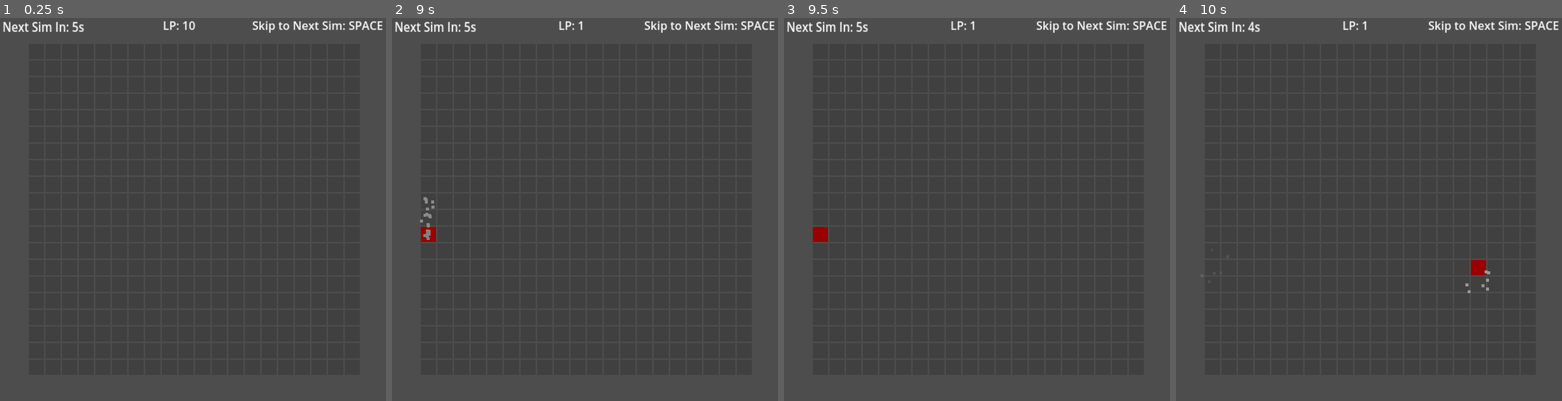
Above: before the commit, frames 1-4 (left to right).
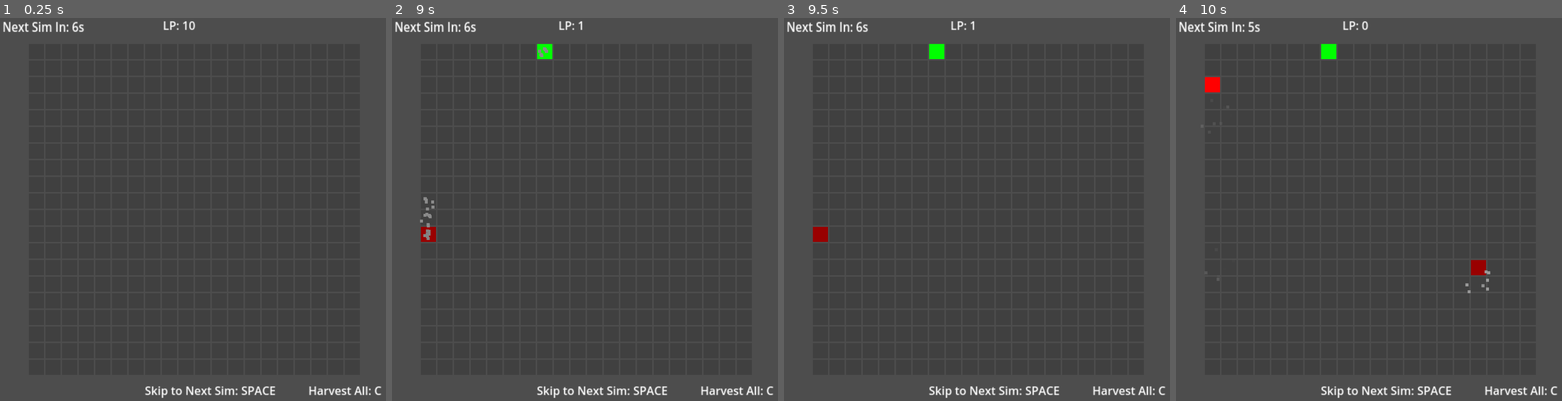
Above: after the commit, the same moments.

Repository: cyberneel/life-defense
Game: Godot game, scene res://scenes/game_scene.tscn
The game is run twice, just before and just after one commit, with the same random seed, the same clock (stepped at 60 frames per second) and the same inputs.
Inputs (mouse positions are in pixels of both pictures, inside the frame that each line leads up to):
- Up to frame 1 (0.25 s): no input
- Up to frame 2 (9 s): tap Enter at 0.5, 2, 8.75 s; move the mouse to (426, 52) at 0.52 s; hold C (harvest_all) 0.53-1.28 s; click (426, 52) at 0.67 s; tap Space (next_sim_step) at 1.25, 4.35, 8.85 s; move the mouse to (426, 67) at 1.27 s; click (426, 67) at 1.35 s; move the mouse to (426, 83) at 2.02 s; hold Space (next_sim_step) 2.03-2.78 s; click (426, 83) at 2.17 s; move the mouse to (426, 102) at 2.77 s; tap C (harvest_all) at 2.85, 7.35 s; click (426, 102) at 2.92 s; move the mouse to (426, 117) at 3.52 s; press the mouse at (426, 117) at 3.53 s; move the mouse to (426, 132) at 4.27 s; release the mouse at (426, 132) at 4.28 s; click (426, 132) at 4.42 s; move the mouse to (426, 152) at 5.02 s; hold C (harvest_all) 5.03-5.78 s; click (426, 152) at 5.17 s; move the mouse to (426, 167) at 5.77 s; click (426, 167) at 5.85 s; move the mouse to (426, 182) at 6.52 s; hold Space (next_sim_step) 6.53-7.28 s; click (426, 182) at 6.67 s; move the mouse to (426, 201) at 7.27 s; click (426, 201) at 7.42 s; move the mouse to (426, 217) at 8.02 s; press the mouse at (426, 217) at 8.03 s; move the mouse to (426, 232) at 8.77 s; release the mouse at (426, 232) at 8.78 s; click (426, 232) at 8.92 s
- Up to frame 3 (9.5 s): no input
- Up to frame 4 (10 s): move the mouse to (1484, 266) at 9.52 s; hold C (harvest_all) from 9.53 s (still down); click (1484, 266) at 9.67 s

The runs differ from the first frame. In frame 1, 1.1% of the frame differs, in the area x 18-100%, y 0-100%; in frame 2, 1.2%; in frame 3, 1.2%; in frame 4, 1.4%, in the area x 7-100%, y 0-100%.

Commit message:
Added enemy spawning and dropping, but there is a glitch with "harvest all"
It spawns a new plater at (0, 2) for some reason and I am not satisfied with how the code is right now. Need to remove "Block_states" variable as it can result in loss of information since I can access the nodes directly to get state.

Diff:
--- a/scenes/game_scene.tscn
+++ b/scenes/game_scene.tscn
@@ -9,11 +9,14 @@
 grid_size = 20
 block_size = 5
 padding_px = 5
-update_interval = 5
+update_interval = 6
 sim_timer_text = NodePath("../MarginContainer/Sim Step Timer Text")
+enemy_drop_interval = 2
 life_points_text = NodePath("../MarginContainer3/Life Points Text")
 
 [node name="Simulate Next Step" type="Timer" parent="Grid Spawner"]
+
+[node name="Enemy Drop" type="Timer" parent="Grid Spawner"]
 
 [node name="MarginContainer" type="MarginContainer" parent="."]
 anchors_preset = 8
@@ -34,15 +37,15 @@
 text = "Next Sim in: 5s"
 
 [node name="MarginContainer2" type="MarginContainer" parent="."]
-offset_left = 557.0
-offset_top = 8.0
-offset_right = 859.0
-offset_bottom = 31.0
+offset_left = 8.0
+offset_top = 1216.0
+offset_right = 540.0
+offset_bottom = 1239.0
 scale = Vector2(2.363, 2.363)
 
 [node name="Label" type="Label" parent="MarginContainer2"]
 layout_mode = 2
-text = "Skip to Next Sim: SPACE"
+text = "Skip to Next Sim: SPACE           Harvest All: C"
 horizontal_alignment = 2
 
 [node name="MarginContainer3" type="MarginContainer" parent="."]
@@ -59,3 +62,4 @@
 horizontal_alignment = 1
 
 [connection signal="timeout" from="Grid Spawner/Simulate Next Step" to="Grid Spawner" method="_on_simulate_next_step"]
+[connection signal="timeout" from="Grid Spawner/Enemy Drop" to="Grid Spawner" method="_enemy_blocks_update"]
--- a/scripts/grid_block.gd
+++ b/scripts/grid_block.gd
@@ -1,6 +1,6 @@
 extends Area2D
 
-enum BlockType {PLAYER, ENEMY_NOR, ENEMY_REP}
+enum BlockType {PLAYER = 0, ENEMY_NOR = 1, ENEMY_REP = 2}
 
 @export_category("Grid Block")
 @export var alive_color: Color = Color(1, 0, 0)
--- a/scripts/grid_spawner.gd
+++ b/scripts/grid_spawner.gd
@@ -9,6 +9,8 @@
 @export var update_interval: int = 3
 @export var sim_timer_text: Label
 @export var show_time_decimals: bool = false
+@export var enemy_drop_interval: int = 1
+@export var enemy_spawn_sim_time: int = 5
 
 @export_category("Game State")
 @export var life_points: int = 10
@@ -17,9 +19,14 @@
 @onready var block_preload = preload("res://scenes/presets/grid_block.tscn")
 
 var block_states: Array[bool]
+var sim_steps: int = 0
+
+var _blocks_child_idx_offset: int = 1
 
 # Called when the node enters the scene tree for the first time.
 func _ready() -> void:
+	_blocks_child_idx_offset = get_child_count()
+
 	var grid_midpoint: int = round((block_size * 10 + padding_px) * grid_size / 2.0)
 	position.x = (640 - (182.5 * grid_size/15)) - (grid_midpoint / 2.0)
 	position.y = position.x
@@ -41,6 +48,7 @@
 			block_states.append(false)
 
 	$"Simulate Next Step".start(update_interval)
+	$"Enemy Drop".start(enemy_drop_interval)
 	get_node("../")
 	pass
 
@@ -72,6 +80,7 @@
 # Simulation Update
 func _on_simulate_next_step() -> void:
 	print("Running Sim Step")
+	sim_steps += 1
 	var new_block_states: Array[bool] = block_states.duplicate()
 	for x in range(grid_size):
 		for y in range(grid_size):
@@ -105,6 +114,48 @@
 					continue
 			new_block_states[num] = false;
 	block_states = new_block_states
+	# Spawn enemy
+	if (sim_steps % enemy_spawn_sim_time == 0):
+		spawn_enemy_block()
+		print("Spawning Enemy")
+	pass
+
+func spawn_enemy_block() -> void:
+	var x: int = randi_range(0, grid_size-1)
+	var block: Area2D = get_block_node(get_block_idx_from_2d(x, 0))
+	block_states[block.name.to_int()] = true
+	block.set_state(true)
+	block.block_type = 1
+	pass
+
+# Update Enemy blocks
+func _enemy_blocks_update() -> void:
+	var enemies_pos: Array[int]
+
+	for x in range(grid_size):
+		for y in range(grid_size):
+			if (get_block_node(get_block_idx_from_2d(x, y)).block_type != 0):
+				enemies_pos.append(get_block_idx_from_2d(x, y))
+
+	for num in enemies_pos:
+		var block: Area2D = get_block_node(num)
+		if (block.block_type != 0):
+			var coord: Vector2i = get_block_2d_from_idx(num)
+			# Make sure block is not at bottom
+			if (coord.y < grid_size-1):
+				var new_y: int = coord.y + 1
+				var new_block: Area2D = get_block_node(get_block_idx_from_2d(coord.x, new_y))
+				# Check if bottom block is also enemy (stacking)
+				if (new_block.block_type != 0):
+					continue
+				block_states[num] = false
+				block.set_state(false)
+				block_states[new_block.name.to_int()] = true
+				new_block.set_state(true)
+				new_block.block_type = 1
+				print("move enemy down")
+			else:
+				print("enemy at bottom")
 	pass
 
 # Handles harvesting all live player cells
@@ -151,4 +202,4 @@
 
 # Get block node by index
 func get_block_node(num: int) -> Area2D:
-	return get_child(num+1).get_child(0)
+	return get_child(num+_blocks_child_idx_offset).get_child(0)
